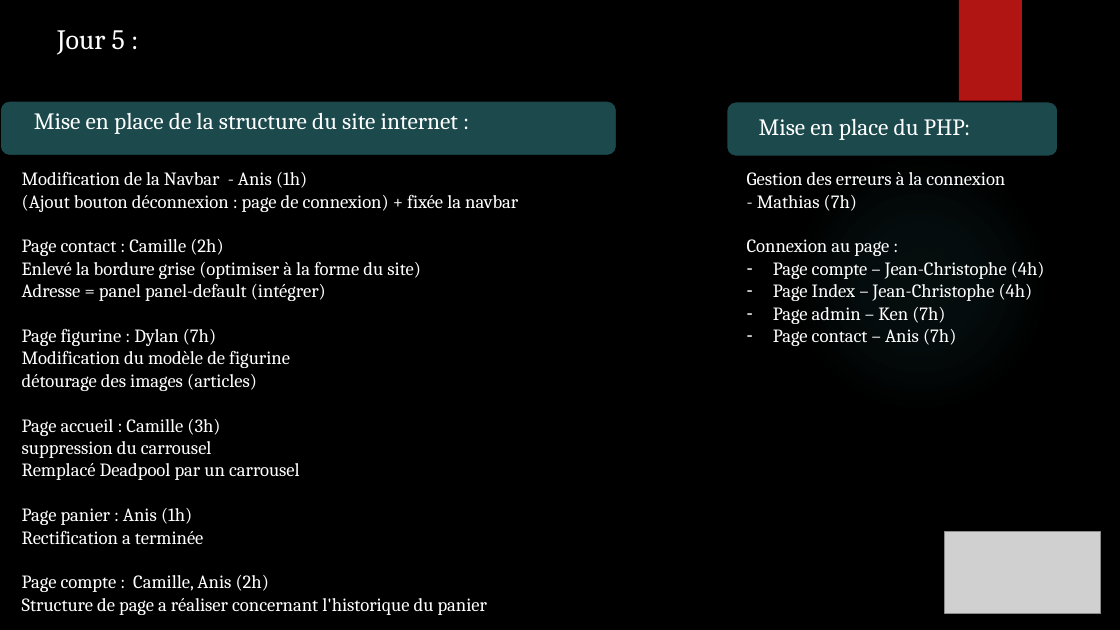
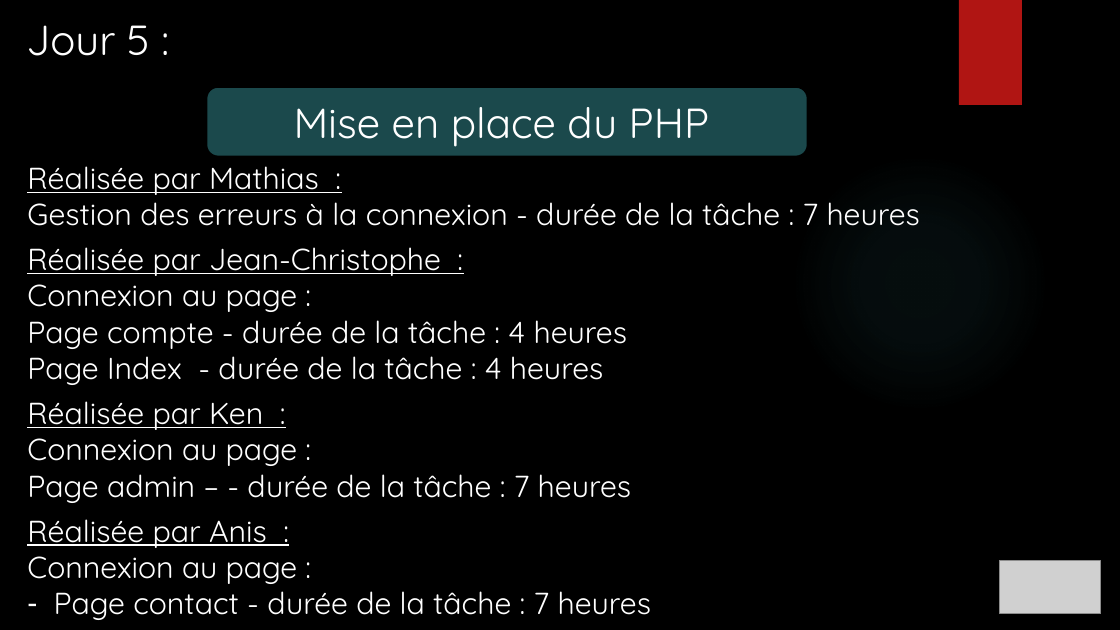
Before and after one commit to ChampemeDylan/UPOP, a slide deck: slide 21 of Présentation UPOP.pptx (slide 16 before the commit). Drawn at 1120x630 pixels with LibreOffice and Linux fonts; fonts in the diff are those of the drawing; grey boxes stand for pictures; background and template pictures are left out. Boxes give left, top, right and bottom in pixels: in the first picture for what was removed or moved away, otherwise in the second. Text is boxed around its words. In the diff, an @@ line names an element or a change of style, - is before the commit and + after.

Commit message:
Camille - Diaporama
DIAPO OK - Manque TEST UNITAIRE JC ET MATHIAS

```diff
--- a/Présentation UPOP.pptx
+++ b/Présentation UPOP.pptx
@@ text "Jour 5 :" at (26, 25, 150, 56): size 24 to 36 pt, font Cambria to Quicksand @@
@@ rounded rectangle "Mise en place du PHP": place and size @@
-rounded rectangle "Mise en place du PHP" at (759, 119, 971, 140)
+rounded rectangle "Mise en place du PHP" at (207, 87, 808, 157)
@@ rounded rectangle "Mise en place du PHP" at (207, 87, 808, 157): vertical alignment top to middle; fill none to #1B494C; outline none to #000000 1.5 pt @@
@@ rounded rectangle removed at (0, 101, 617, 155) @@
@@ text removed at (34, 113, 458, 133) @@
-Mise en place de la structure du site internet :
@@ text in rounded rectangle at (294, 107, 709, 147): text changed; size 20 to 36 pt; font Cambria to Quicksand @@
-Mise en place du PHP:
+Mise en place du PHP
@@ rounded rectangle removed at (727, 102, 1059, 156) @@
@@ text "Réalisée par Mathias :": place and size @@
-text "Réalisée par Mathias :" at (747, 172, 1045, 346)
+text "Réalisée par Mathias :" at (27, 166, 920, 620)
@@ text removed at (22, 171, 518, 615) @@
-Modification de la Navbar - Anis (1h)
-(Ajout bouton déconnexion : page de connexion) + fixée la navbar
-Page contact : Camille (2h)
-Enlevé la bordure grise (optimiser à la forme du site)
-Adresse = panel panel-default (intégrer)
-Page figurine : Dylan (7h)
-Modification du modèle de figurine
-détourage des images (articles)
-Page accueil : Camille (3h)
-suppression du carrousel
-Remplacé Deadpool par un carrousel
-Page panier : Anis (1h)
-Rectification a terminée
-Page compte : Camille, Anis (2h)
-Structure de page a réaliser concernant l'historique du panier
@@ text at (27, 166, 920, 276): text changed; size 16 to 26 pt; font Cambria to Quicksand @@
-Gestion des erreurs à la connexion
-- Mathias (7h)
+Réalisée par Mathias :
+Gestion des erreurs à la connexion - durée de la tâche : 7 heures
+Réalisée par Jean-Christophe :
@@ text at (27, 275, 298, 312): size 16 to 26 pt, font Cambria to Quicksand in "Connexion au page :" @@
@@ text at (27, 311, 651, 620): text changed; size 16 to 26 pt; font Cambria to Quicksand @@
-– Page compte – Jean-Christophe (4h)
-– Page Index – Jean-Christophe (4h)
-– Page admin – Ken (7h)
-– Page contact – Anis (7h)
+Page compte - durée de la tâche : 4 heures
+Page Index - durée de la tâche : 4 heures
+Réalisée par Ken :
+Connexion au page :
+Page admin – - durée de la tâche : 7 heures
+Réalisée par Anis :
+Connexion au page :
+– Page contact - durée de la tâche : 7 heures
@@ picture: place and size @@
-picture at (945, 532, 1102, 614)
+picture at (1000, 560, 1101, 613)
```
Also in this commit, not shown: 13 other slides changed, 14 slides added, 5 slides removed, 1 other file.
